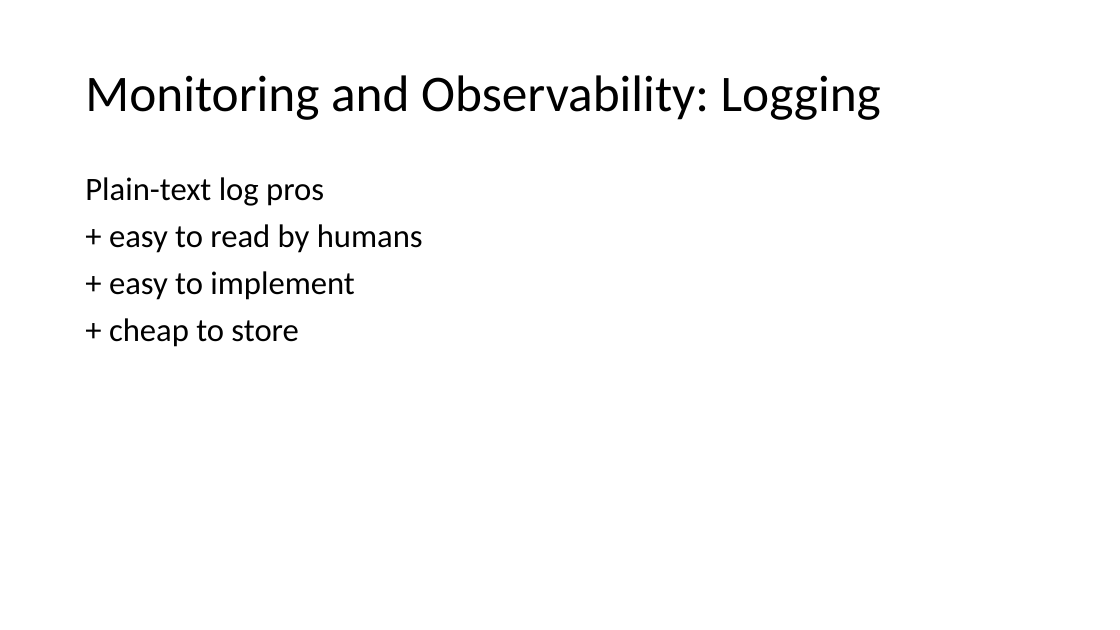
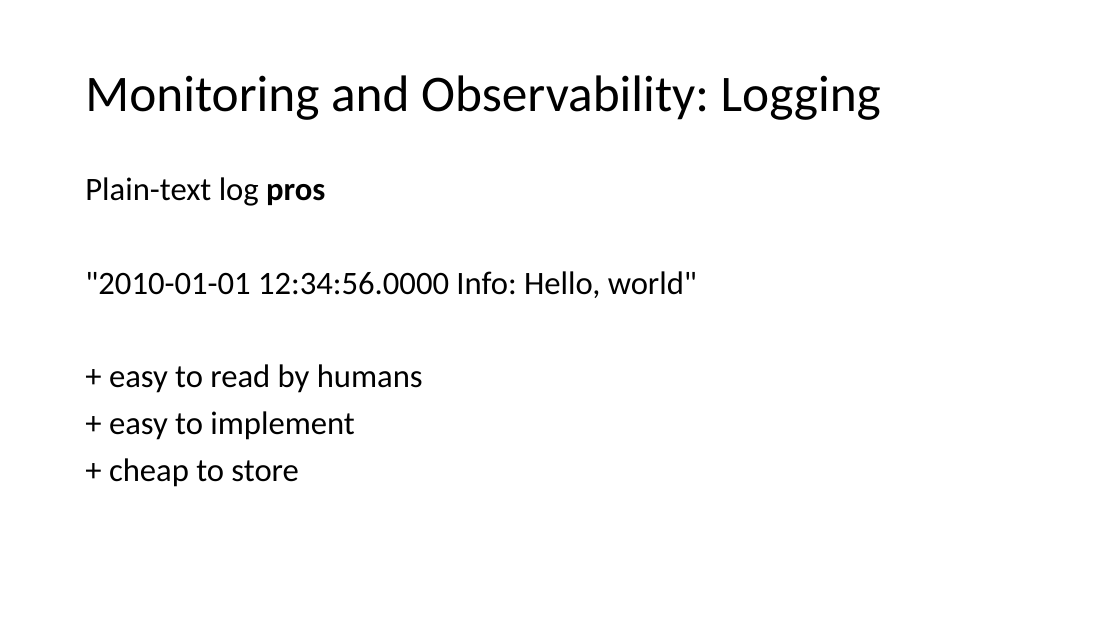
Before and after one commit to v1r7u/cloud_computing_old, a slide deck: slide 33 of presentations/05_Monitoring_Pricing.pptx. Drawn at 1120x630 pixels with LibreOffice and Linux fonts; fonts in the diff are those of the drawing. Boxes give left, top, right and bottom in pixels: in the first picture for what was removed or moved away, otherwise in the second. Text is boxed around its words. In the diff, an @@ line names an element or a change of style, - is before the commit and + after.

```diff
--- a/presentations/05_Monitoring_Pricing.pptx
+++ b/presentations/05_Monitoring_Pricing.pptx
@@ text at (85,177,325,206): bold on in "pros" @@
@@ text at (85,271,697,298): paragraph added @@
+"2010-01-01 12:34:56.0000 Info: Hello, world"
```
Also in this commit, not shown: 10 other slides changed, 3 other files.
